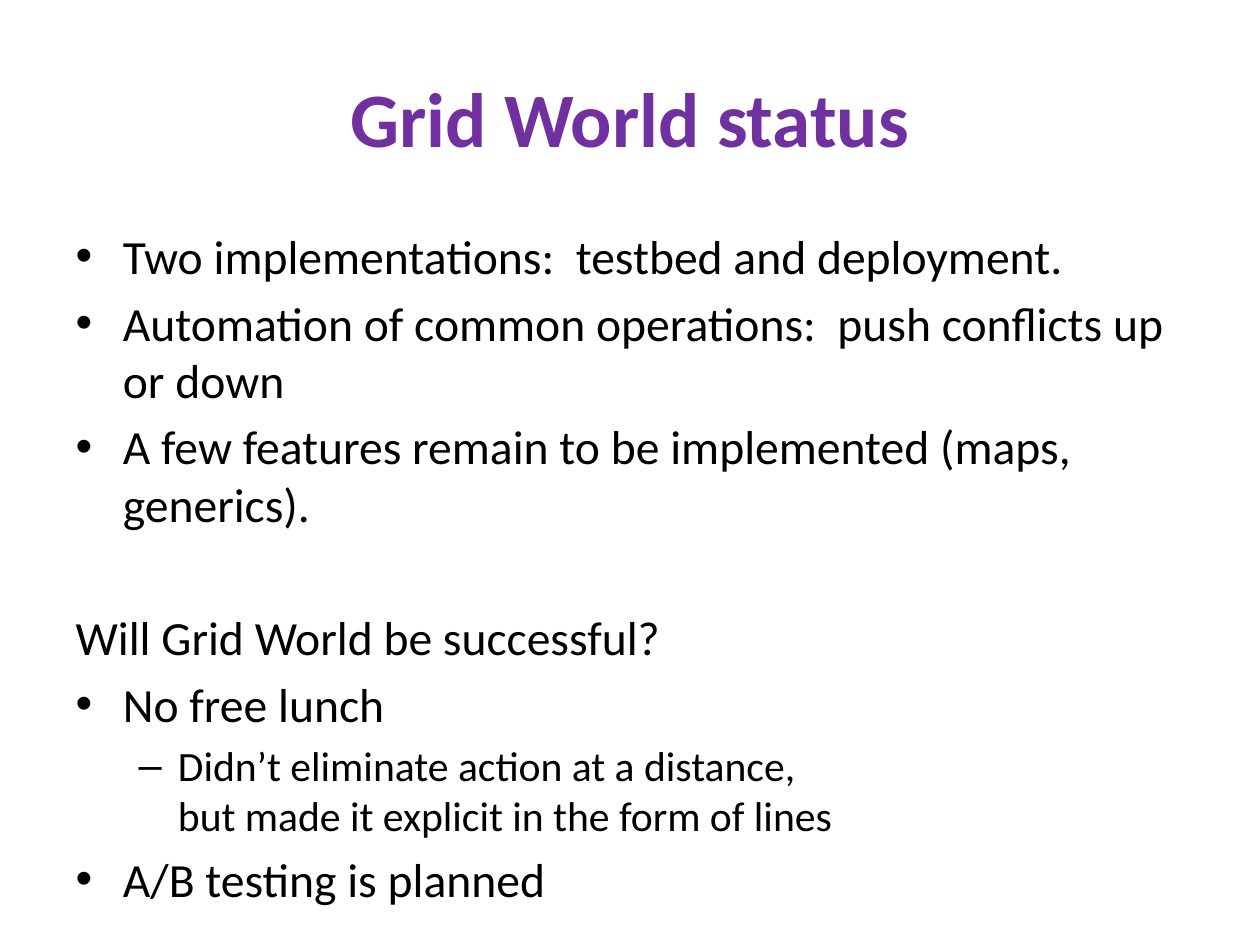
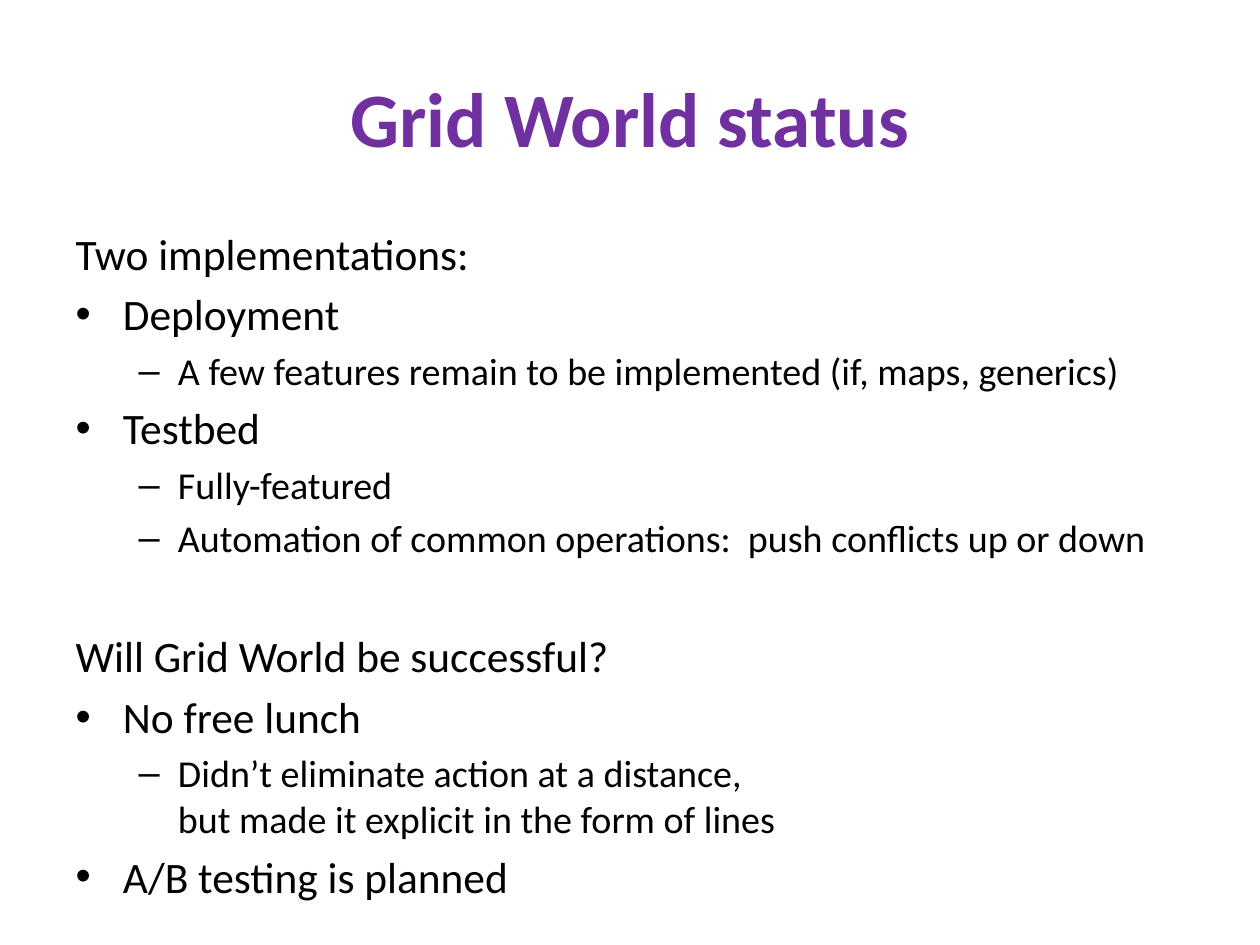
Before and after one commit to mernst/verigames, a slide deck: slide 24 of presentations/verification-games-darpa-201307.pptx. Drawn at 1260x945 pixels with LibreOffice and Linux fonts; fonts in the diff are those of the drawing. Boxes give left, top, right and bottom in pixels: in the first picture for what was removed or moved away, otherwise in the second. Text is boxed around its words. In the diff, an @@ line names an element or a change of style, - is before the commit and + after.

```diff
--- a/presentations/verification-games-darpa-201307.pptx
+++ b/presentations/verification-games-darpa-201307.pptx
@@ text at box(76, 240, 1119, 505): text changed; size 27.2 to 21.7 pt @@
-• Two implementations: testbed and deployment.
+Two implementations:
+• Deployment
+  – A few features remain to be implemented (if, maps, generics)
+• Testbed
+  – Fully-featured
@@ text at box(123, 429, 1071, 531): paragraph removed @@
-• A few features remain to be implemented (maps, generics).
@@ text at box(76, 525, 1145, 839): size 27.2 to 21.7 pt in "Automation of common operations: push conflicts up ..."; size 27.2 to 24.8 pt in "Will Grid World be successful?", "No free lunch", "A/B testing is planned"; size 23.8 to 21.7 pt in "Didn’t eliminate action at a distance, but ..."; bullet • to –; list level 1 to 2 in "Automation of common operations: push ..." @@
```
Also in this commit, not shown: 3 other slides changed, 1 slide added.
